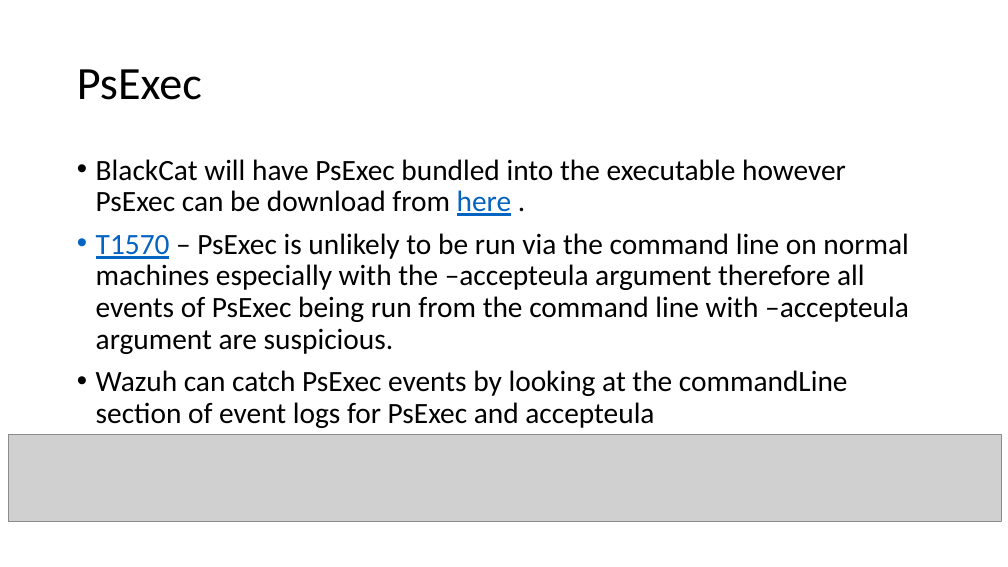
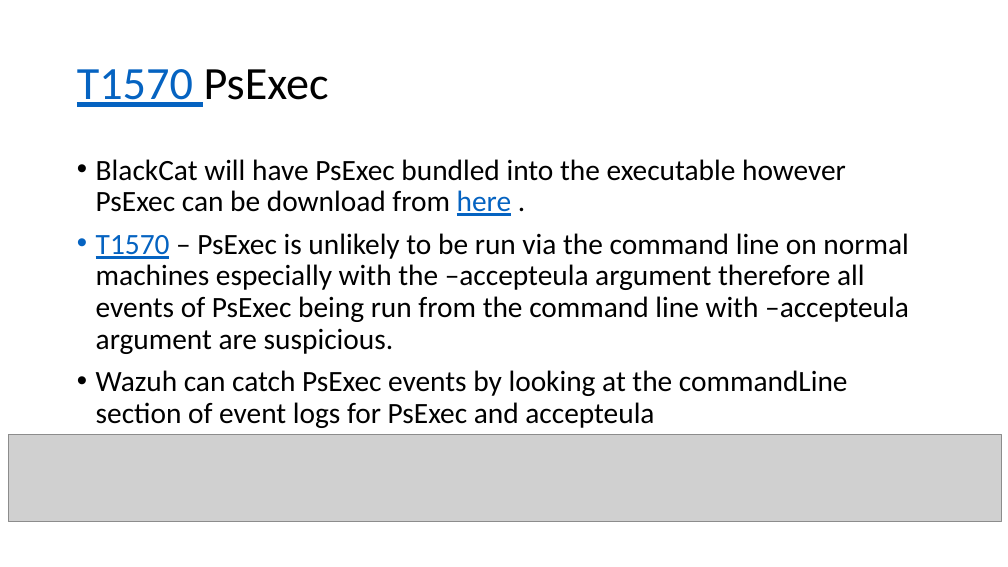
Before and after one commit to CHROME-PLATED-METRO-WOLF/attack, a slide deck: slide 5 of evidence.pptx. Drawn at 1008x567 pixels with LibreOffice and Linux fonts; fonts in the diff are those of the drawing; grey boxes stand for pictures. Boxes give left, top, right and bottom in pixels: in the first picture for what was removed or moved away, otherwise in the second. Text is boxed around its words. In the diff, an @@ line names an element or a change of style, - is before the commit and + after.

```diff
--- a/evidence.pptx
+++ b/evidence.pptx
@@ title at [77, 69, 329, 107]: text changed @@
-PsExec
+T1570 PsExec
```
Also in this commit, not shown: 1 slide added, 1 other file.
